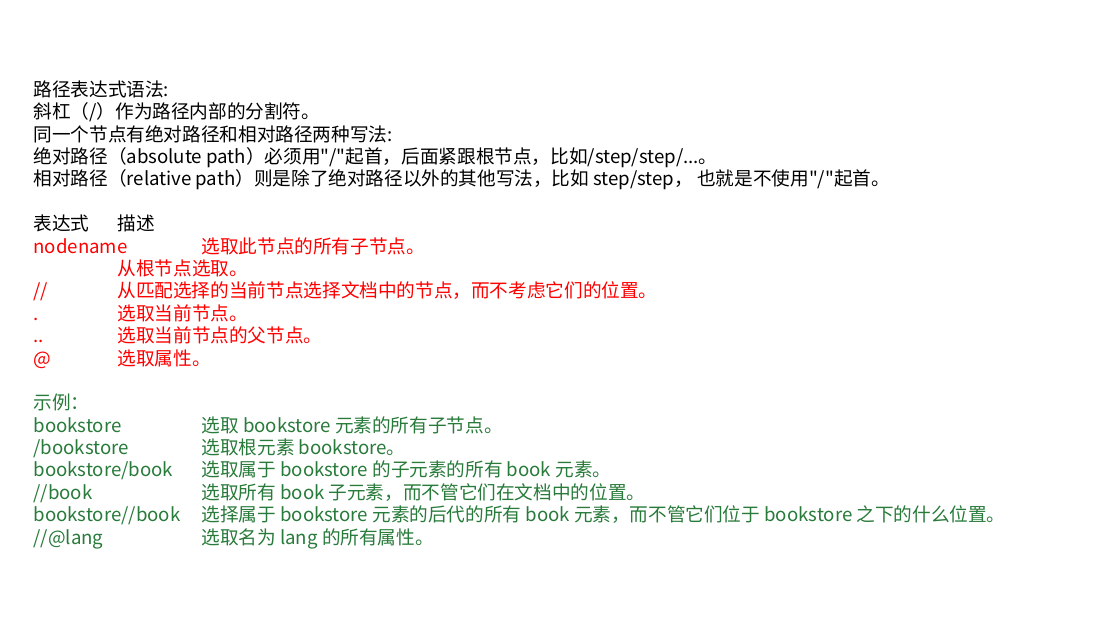
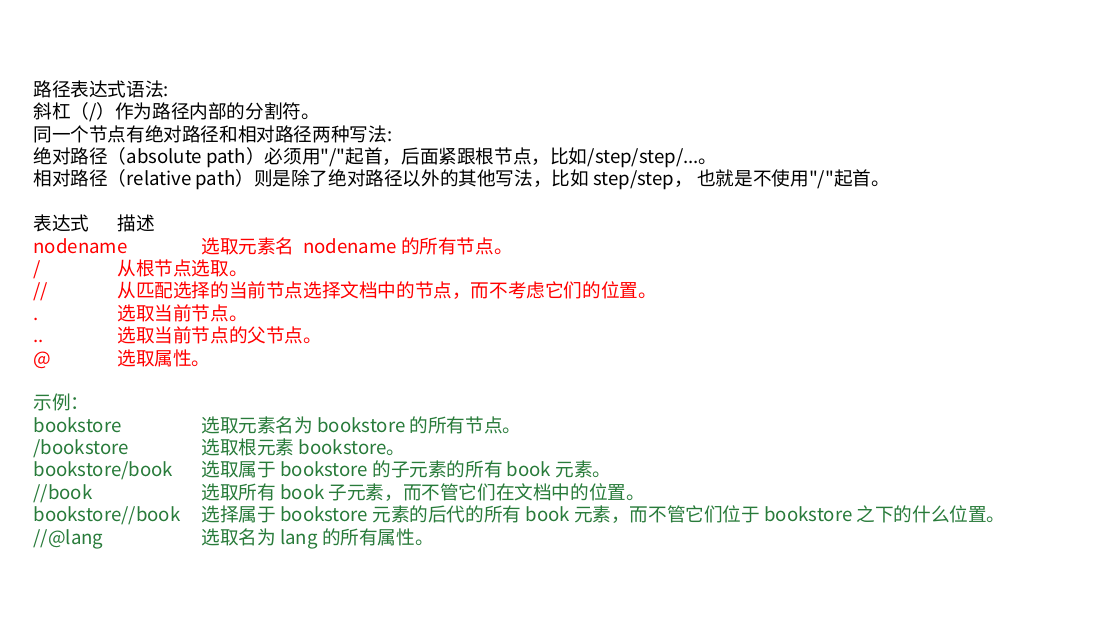
Before and after one commit to linkknown/PPT, a slide deck: slide 12 of 基础PPT/第16章：Java XML简介.pptx. Drawn at 1120x630 pixels with LibreOffice and Linux fonts; fonts in the diff are those of the drawing; background and template pictures are left out. Boxes give left, top, right and bottom in pixels: in the first picture for what was removed or moved away, otherwise in the second. Text is boxed around its words. In the diff, an @@ line names an element or a change of style, - is before the commit and + after.

Commit message:
优化

```diff
--- a/基础PPT/第16章：Java XML简介.pptx
+++ b/基础PPT/第16章：Java XML简介.pptx
@@ text at [34,237,513,277]: text changed @@
-nodename 选取此节点的所有子节点。
-从根节点选取。
+nodename 选取元素名 nodename 的所有节点。
+/ 从根节点选取。
@@ text at [34,416,522,434]: text changed @@
-bookstore 选取 bookstore 元素的所有子节点。
+bookstore 选取元素名为 bookstore 的所有节点。
```
